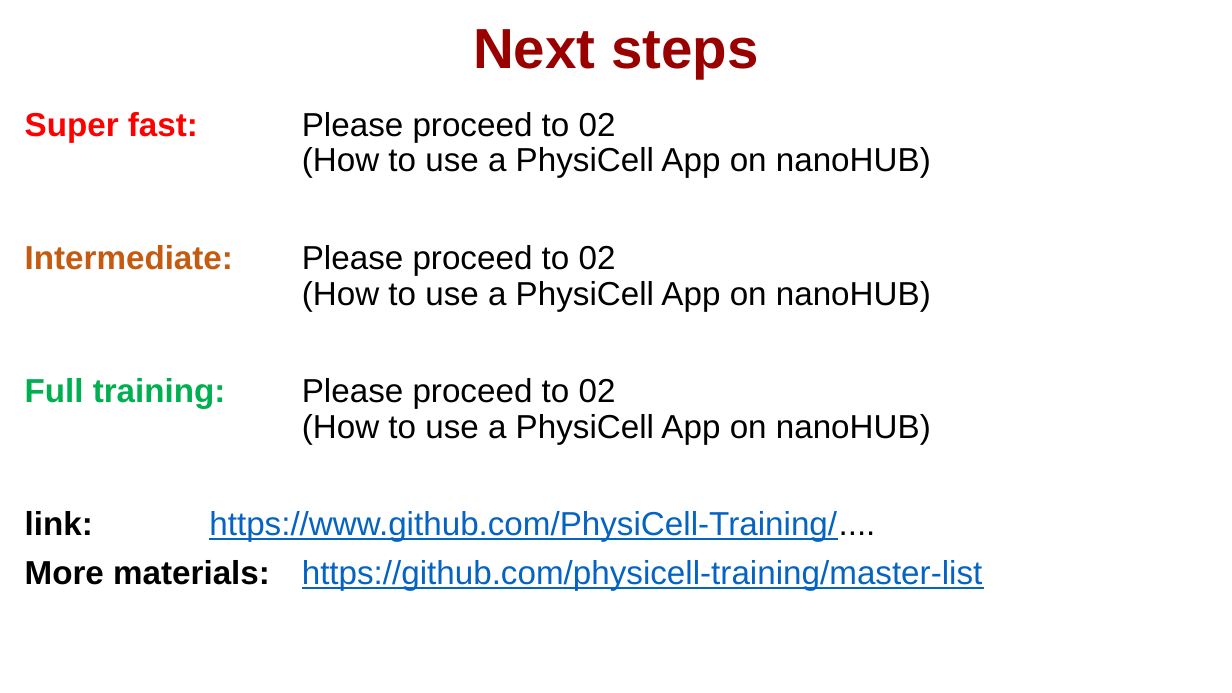
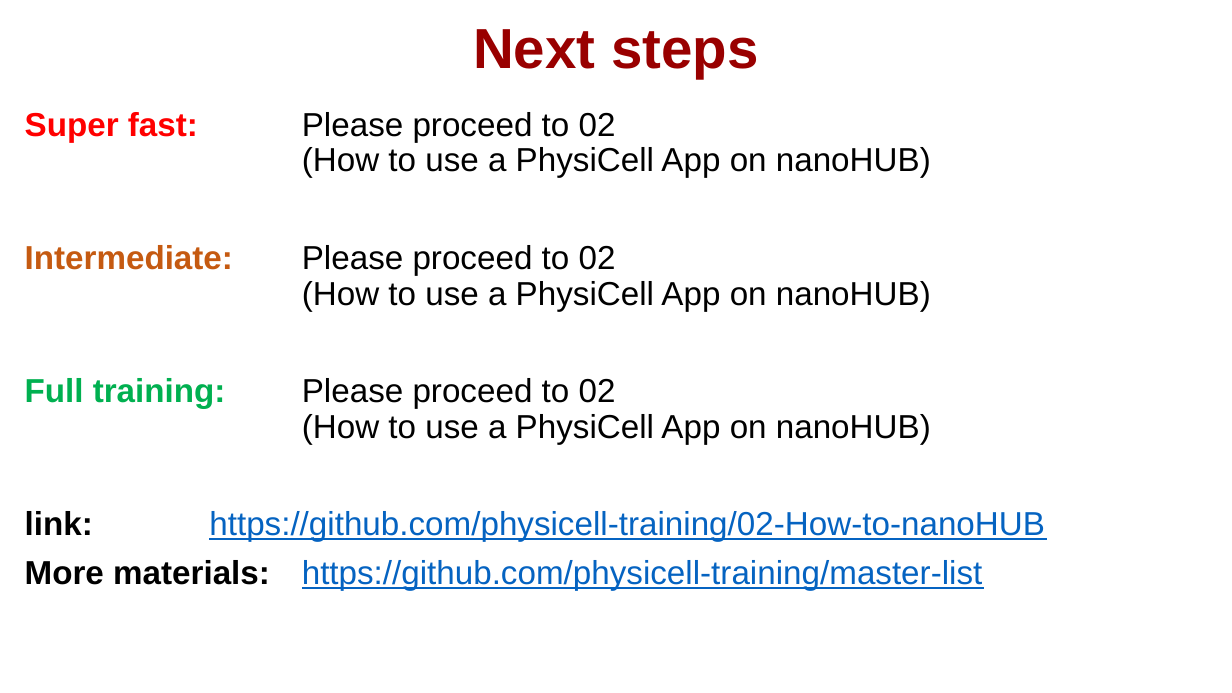
Before and after one commit to physicell-training/00-What-you-need, a slide deck: slide 8 of pptx_source/01-What-you-need.pptx. Drawn at 1232x693 pixels with LibreOffice and Linux fonts; fonts in the diff are those of the drawing; background and template pictures are left out. Boxes give left, top, right and bottom in pixels: in the first picture for what was removed or moved away, otherwise in the second. Text is boxed around its words. In the diff, an @@ line names an element or a change of style, - is before the commit and + after.

```diff
--- a/pptx_source/01-What-you-need.pptx
+++ b/pptx_source/01-What-you-need.pptx
@@ text at (25,511,1044,542): text changed @@
-link: https://www.github.com/PhysiCell-Training/....
+link: https://github.com/physicell-training/02-How-to-nanoHUB
```
Also in this commit, not shown: 1 other slide changed, 1 other file.
